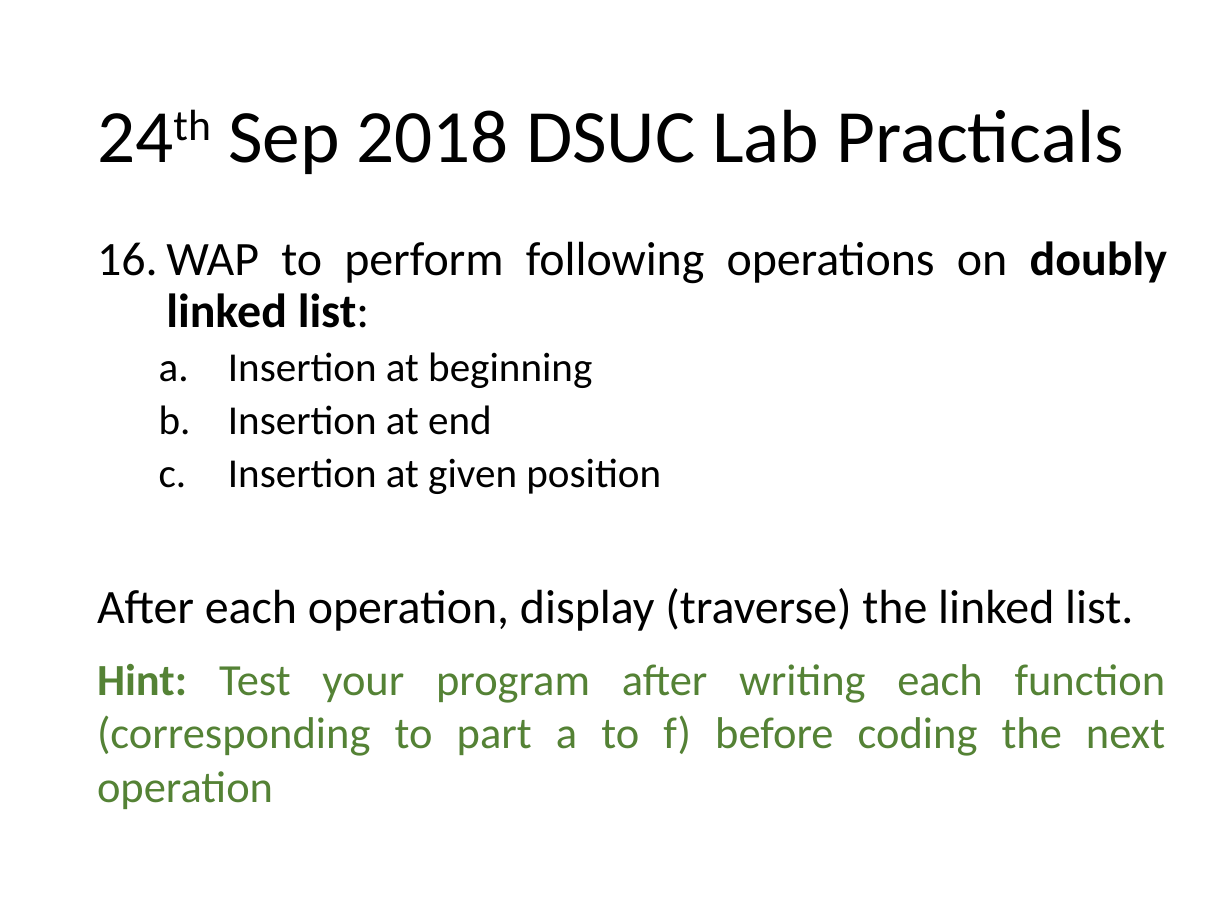
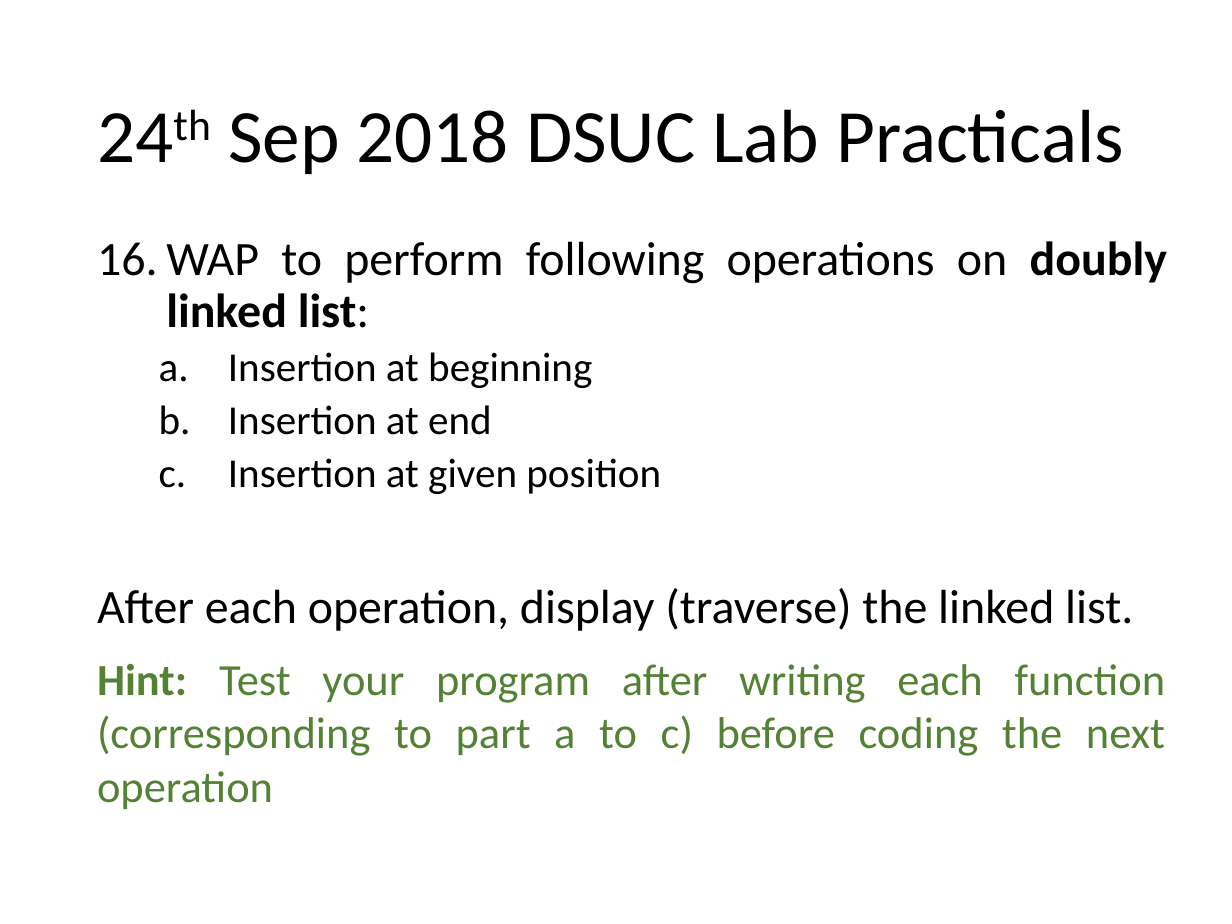
Before and after one commit to anubhavpatrick/Data-Structures-Using-C-Lab, a slide deck: slide 7 of lab practicals.pptx. Drawn at 1232x924 pixels with LibreOffice and Linux fonts; fonts in the diff are those of the drawing. Boxes give left, top, right and bottom in pixels: in the first picture for what was removed or moved away, otherwise in the second. Text is boxed around its words. In the diff, an @@ line names an element or a change of style, - is before the commit and + after.

Commit message:
updating practical list

```diff
--- a/lab practicals.pptx
+++ b/lab practicals.pptx
@@ text at (97, 664, 1166, 809): text changed @@
-Hint: Test your program after writing each function (corresponding to part a to f) before coding the next operation
+Hint: Test your program after writing each function (corresponding to part a to c) before coding the next operation
```
Also in this commit, not shown: 2 slides added, 4 other files.
